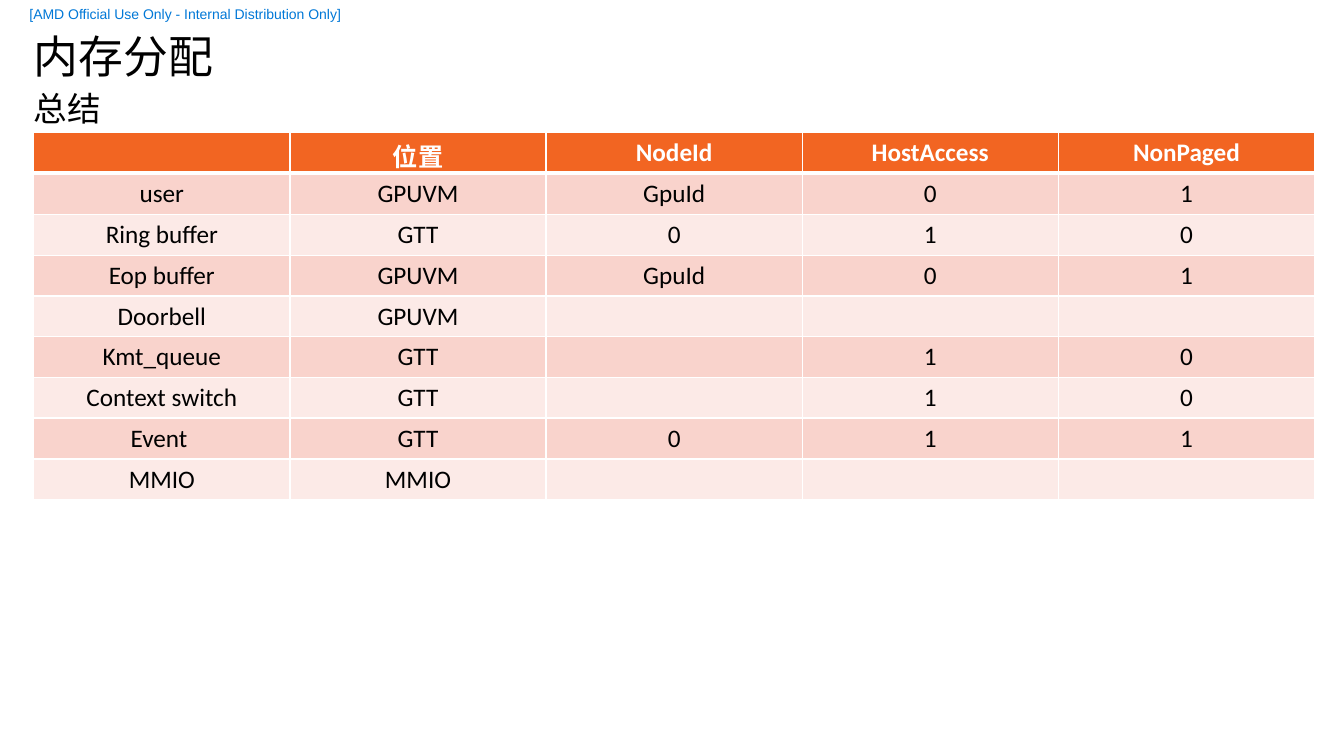
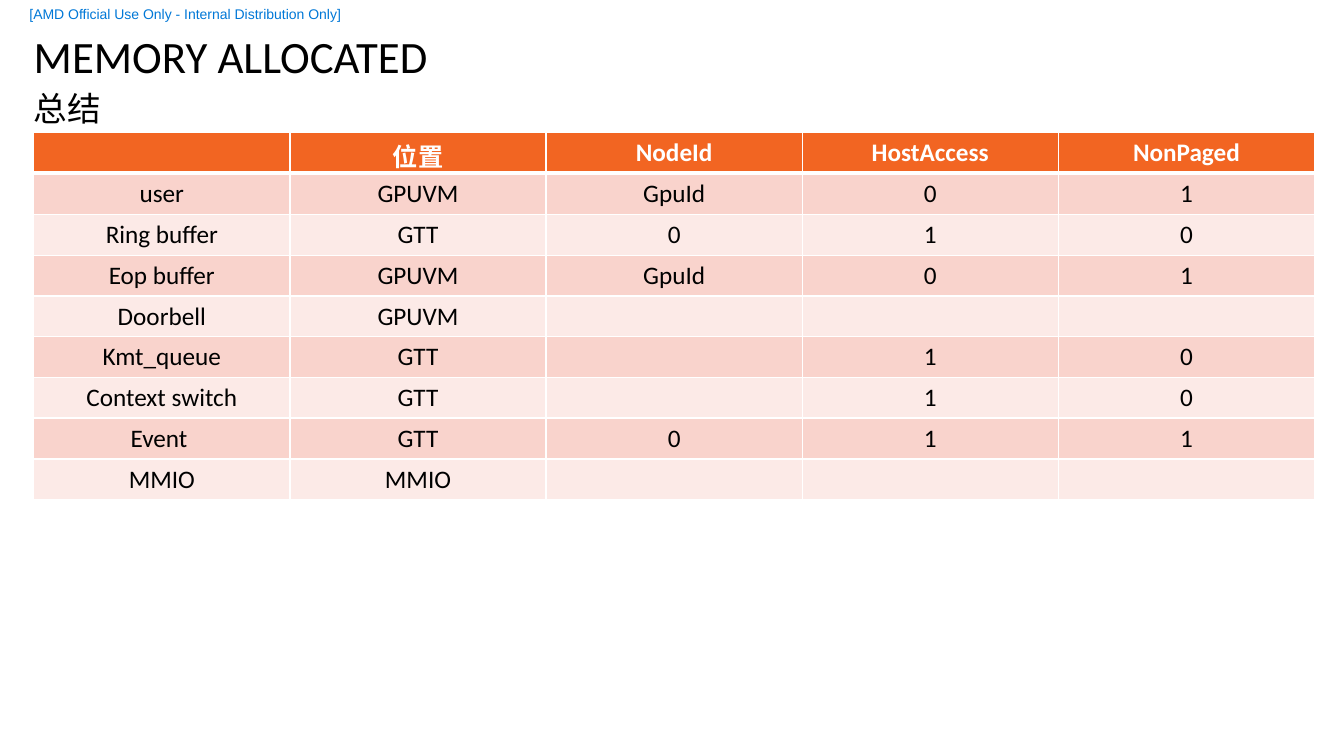
Before and after one commit to feifei14119/KmtHsaStudy, a slide deck: slide 9 of doc/HSA-KMT.pptx (slide 11 before the commit). Drawn at 1344x756 pixels with LibreOffice and Linux fonts; fonts in the diff are those of the drawing; background and template pictures are left out. Boxes give left, top, right and bottom in pixels: in the first picture for what was removed or moved away, otherwise in the second. Text is boxed around its words. In the diff, an @@ line names an element or a change of style, - is before the commit and + after.

```diff
--- a/doc/HSA-KMT.pptx
+++ b/doc/HSA-KMT.pptx
@@ title at box(34, 44, 428, 74): text changed @@
-内存分配
+MEMORY ALLOCATED
```
Also in this commit, not shown: 16 other slides changed, 10 slides added, 2 slides removed, 38 other files.
